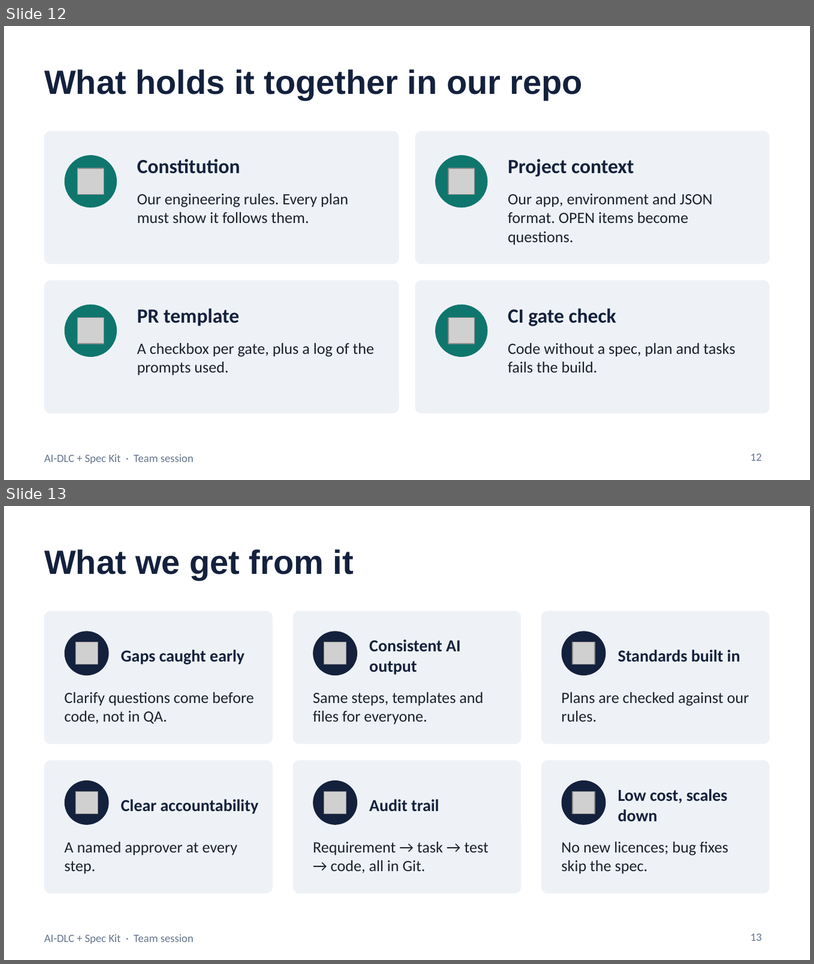
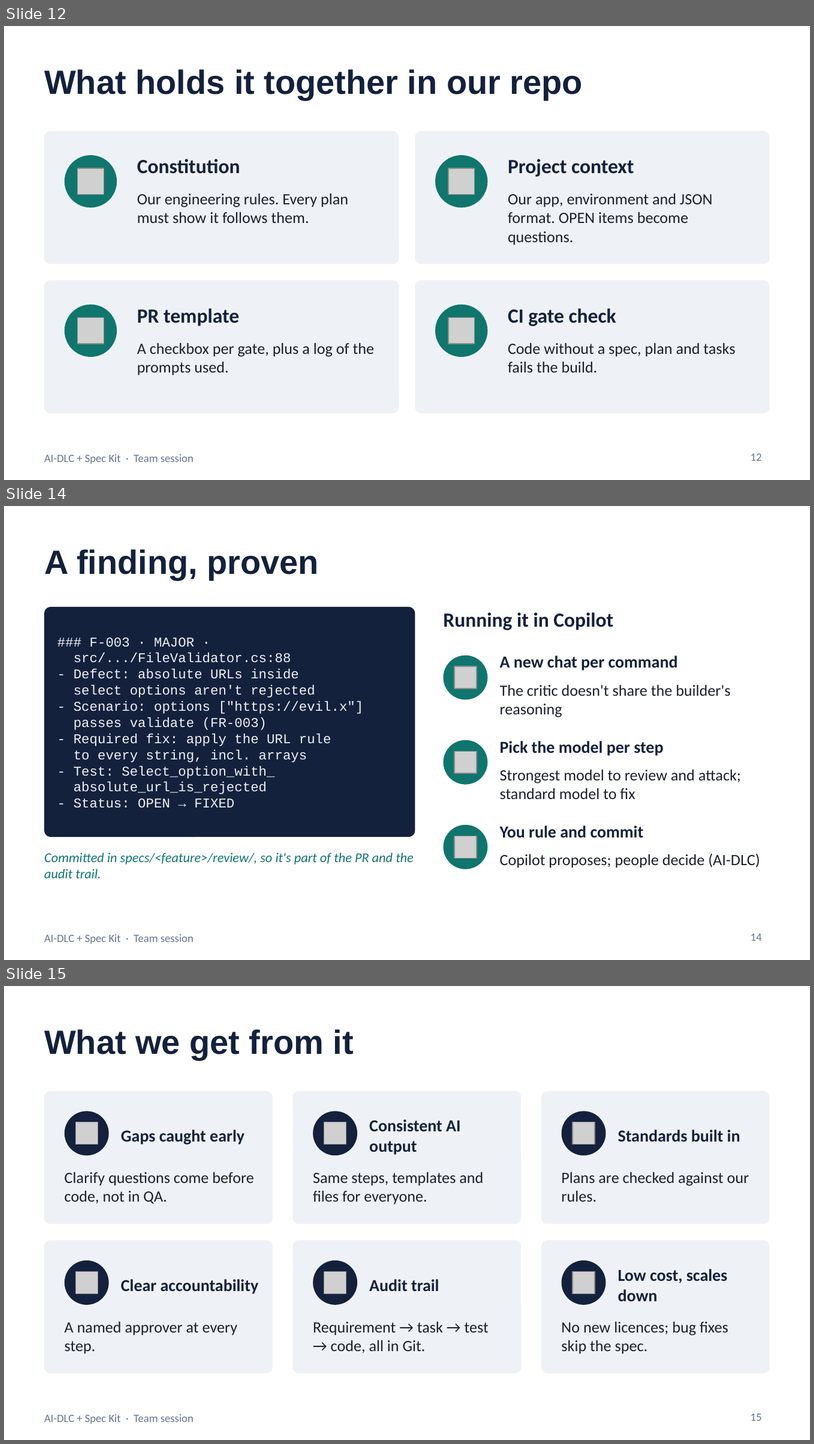
Before and after one commit to jambione/spec-kit-poc, a slide deck: docs/presentation/AI-DLC-Spec-Kit-Team-Session.pptx. Shown one above the other, each under a label of ours: slides 12 and 13 before the commit, slides 12, 14 and 15 after it; the slides between them are not shown. The pictures are 814x964 and 814x1444 pixels, drawn with LibreOffice and Linux fonts; fonts in the diff are those of the drawing; grey boxes stand for pictures. Boxes give left, top, right and bottom in pixels: in the first picture for what was removed or moved away, otherwise in the second. Text is boxed around its words. In the diff, an @@ line names an element or a change of style, - is before the commit and + after.

```diff
--- a/docs/presentation/AI-DLC-Spec-Kit-Team-Session.pptx
+++ b/docs/presentation/AI-DLC-Spec-Kit-Team-Session.pptx
@@ slide 14 added at [4, 506, 810, 960], background #FFFFFF; not listed: 1 template element that a slide beside it also shows @@
@@ title added at [44, 549, 318, 579], 30 pt, text #14213D, bold @@
+A finding, proven
@@ rounded rectangle added at [44, 607, 415, 837], fill #14213D, 12 pt, text #EEF2F6 @@
+### F-003 · MAJOR ·
+src/.../FileValidator.cs:88
+- Defect: absolute URLs inside
+select options aren't rejected
+- Scenario: options ["https://evil.x"]
+passes validate (FR-003)
+- Required fix: apply the URL rule
+to every string, incl. arrays
+- Test: Select_option_with_
+absolute_url_is_rejected
+- Status: OPEN → FIXED
@@ text added at [443, 612, 614, 630], 18 pt, text #14213D, bold @@
+Running it in Copilot
@@ ellipse added at [443, 655, 488, 700], fill #0F766E @@
@@ picture added at [455, 666, 477, 689] @@
@@ text added at [500, 655, 678, 670], 15 pt, text #14213D, bold @@
+A new chat per command
@@ text added at [500, 685, 731, 717], 14 pt, text #1B1F2A @@
+The critic doesn't share the builder's reasoning
@@ ellipse added at [443, 740, 488, 784], fill #0F766E @@
@@ picture added at [455, 751, 477, 774] @@
@@ text added at [500, 741, 663, 756], 15 pt, text #14213D, bold @@
+Pick the model per step
@@ text added at [500, 769, 741, 799], 14 pt, text #1B1F2A @@
+Strongest model to review and attack; standard model to fix
@@ ellipse added at [443, 825, 488, 869], fill #0F766E @@
@@ text added at [500, 825, 644, 838], 15 pt, text #14213D, bold @@
+You rule and commit
@@ picture added at [455, 836, 477, 858] @@
@@ text added at [44, 852, 414, 878], 12 pt, text #0F766E, italic @@
+Committed in specs/<feature>/review/, so it's part of the PR and the audit trail.
@@ text added at [500, 853, 760, 868], 14 pt, text #1B1F2A @@
+Copilot proposes; people decide (AI-DLC)
@@ page number added at [751, 933, 762, 940], 10 pt, text #64748B @@
+14
@@ what was slide 13 is now slide 15 @@
@@ page number at [751, 1413, 762, 1420]: text changed @@
-13
+15
```
Also in this commit, not shown: 1 slide changed, 1 other slide added, 1 other file.
